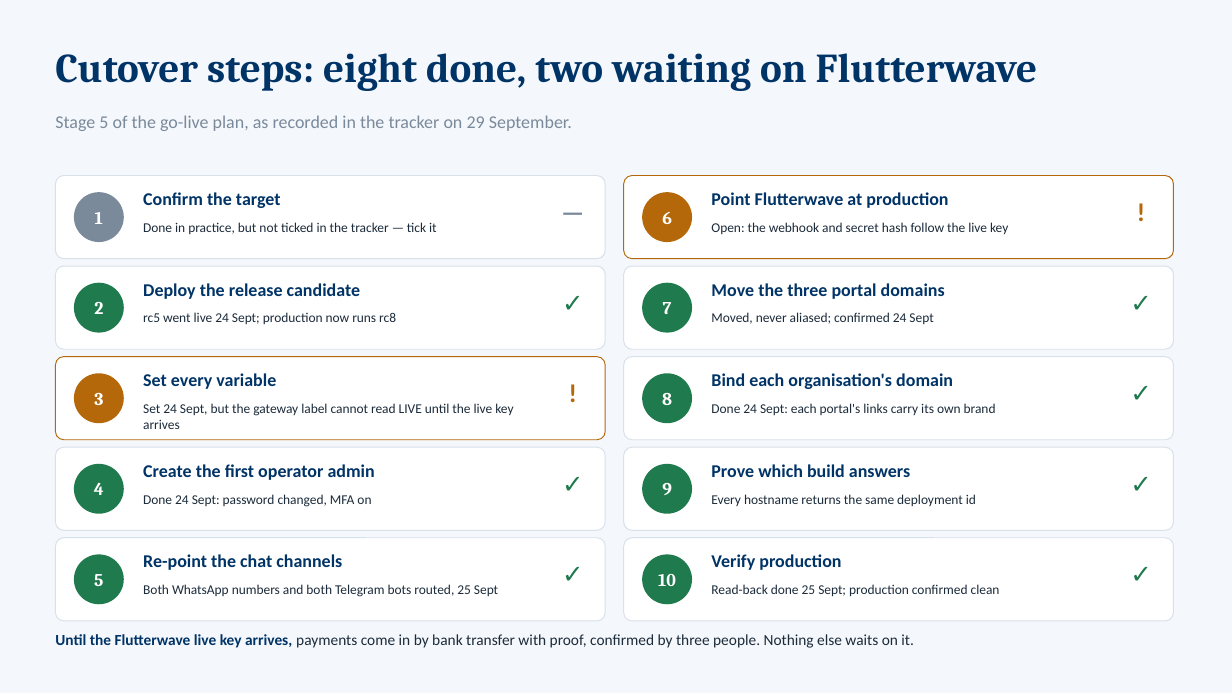
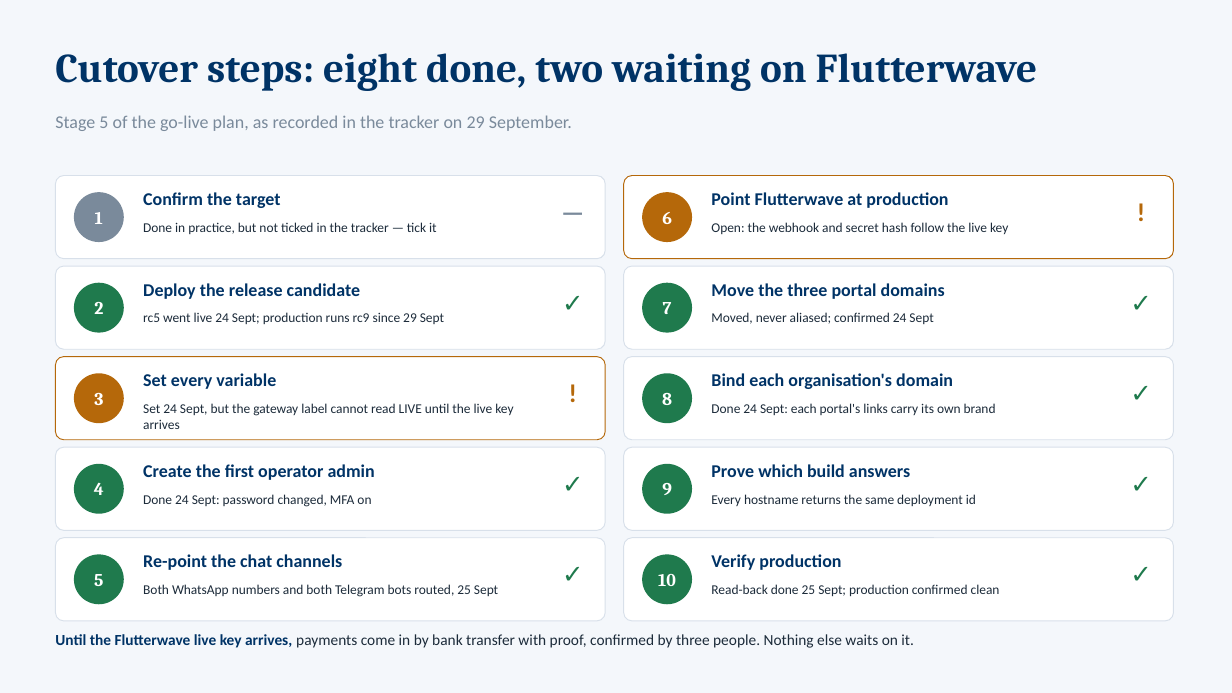
Before and after one commit to tfmlictmgr-collab/oe-group-ipms, a slide deck: slide 35 of docs/OE_Group_Phase1_Progress.UPDATED.v4.pptx. Drawn at 1232x693 pixels with LibreOffice and Linux fonts; fonts in the diff are those of the drawing. Boxes give left, top, right and bottom in pixels: in the first picture for what was removed or moved away, otherwise in the second. Text is boxed around its words. In the diff, an @@ line names an element or a change of style, - is before the commit and + after.

```diff
--- a/docs/OE_Group_Phase1_Progress.UPDATED.v4.pptx
+++ b/docs/OE_Group_Phase1_Progress.UPDATED.v4.pptx
@@ text at (143, 312, 444, 324): text changed @@
-rc5 went live 24 Sept; production now runs rc8
+rc5 went live 24 Sept; production runs rc9 since 29 Sept
```
Also in this commit, not shown: 7 other slides changed, 1 other file.
